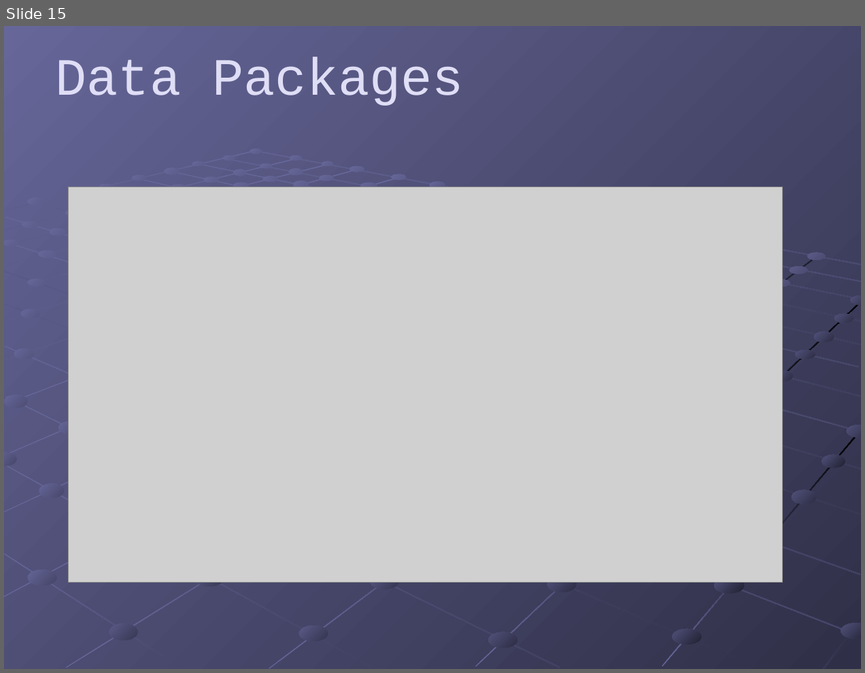
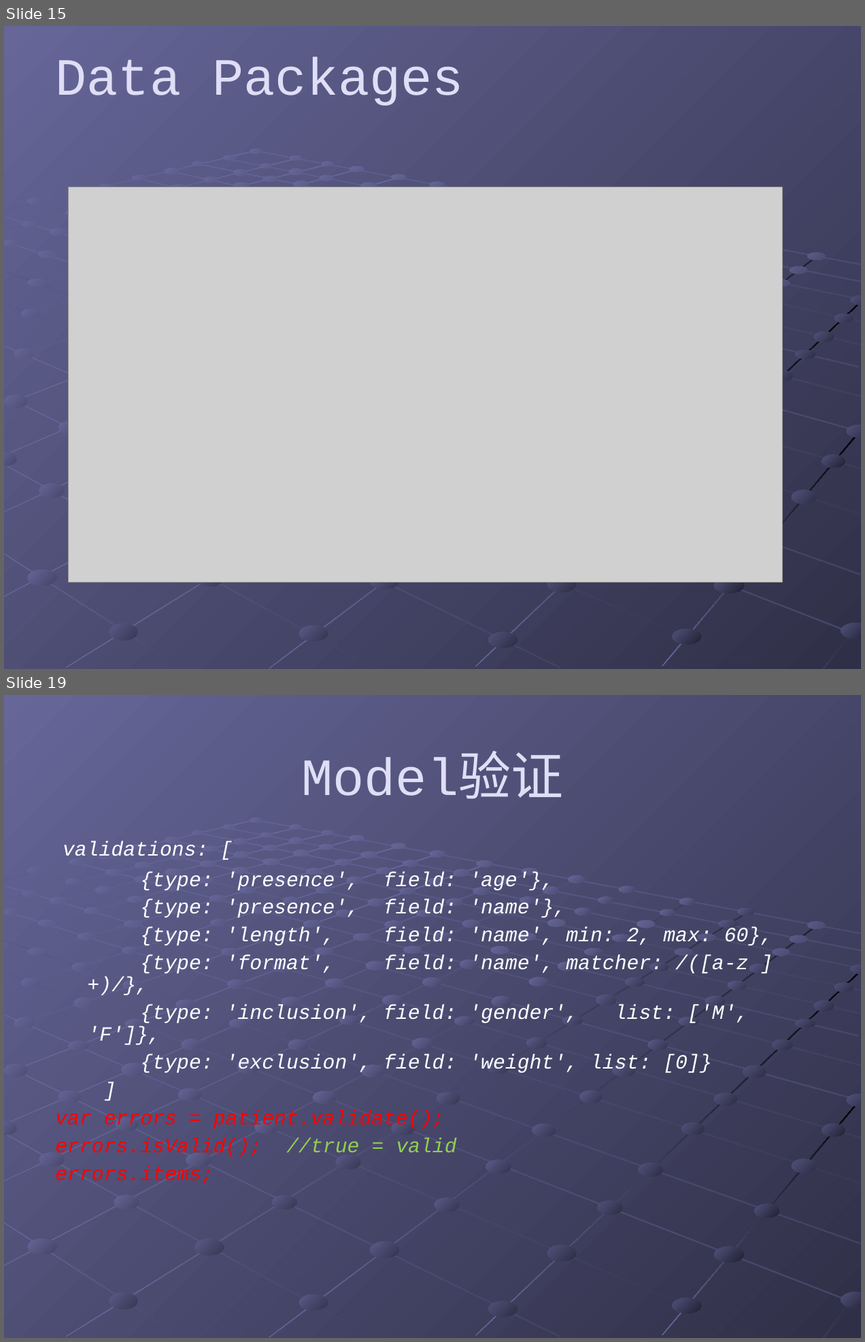
Before and after one commit to szanlin/impres-java-foundations, a slide deck: Ext Js4 Introduce.ppt. Shown one above the other, each under a label of ours: slide 15 before the commit, slides 15 and 19 after it; the slides between them are not shown. The pictures are 865x673 and 865x1342 pixels, drawn with LibreOffice and Linux fonts; fonts in the diff are those of the drawing; grey boxes stand for pictures. Boxes give left, top, right and bottom in pixels: in the first picture for what was removed or moved away, otherwise in the second. Text is boxed around its words. In the diff, an @@ line names an element or a change of style, - is before the commit and + after.

```diff
--- a/Ext Js4 Introduce.ppt
+++ b/Ext Js4 Introduce.ppt
@@ slide 19 added at <box>4,695,861,1338</box>, background gradient #666699 to #2F2F47; not listed: 89 template elements that a slide beside it also shows @@
@@ title added at <box>301,757,563,799</box>, 44 pt, text #DFDEF6 @@
+Model验证
@@ text added at <box>55,841,772,1184</box>, 17 pt, text #FFFFFF, italic @@
+validations: [
+{type: 'presence', field: 'age'},
+{type: 'presence', field: 'name'},
+{type: 'length', field: 'name', min: 2, max: 60},
+{type: 'format', field: 'name', matcher: /([a-z ]+)/},
+{type: 'inclusion', field: 'gender', list: ['M', 'F']},
+{type: 'exclusion', field: 'weight', list: [0]}
+]
+var errors = patient.validate();
+errors.isValid(); //true = valid
+errors.items;
@@ group added at <box>72,859,779,1218</box>: 126 ellipses @@
```
Also in this commit, not shown: 4 slides changed, 8 other slides added, 2 slides removed.
